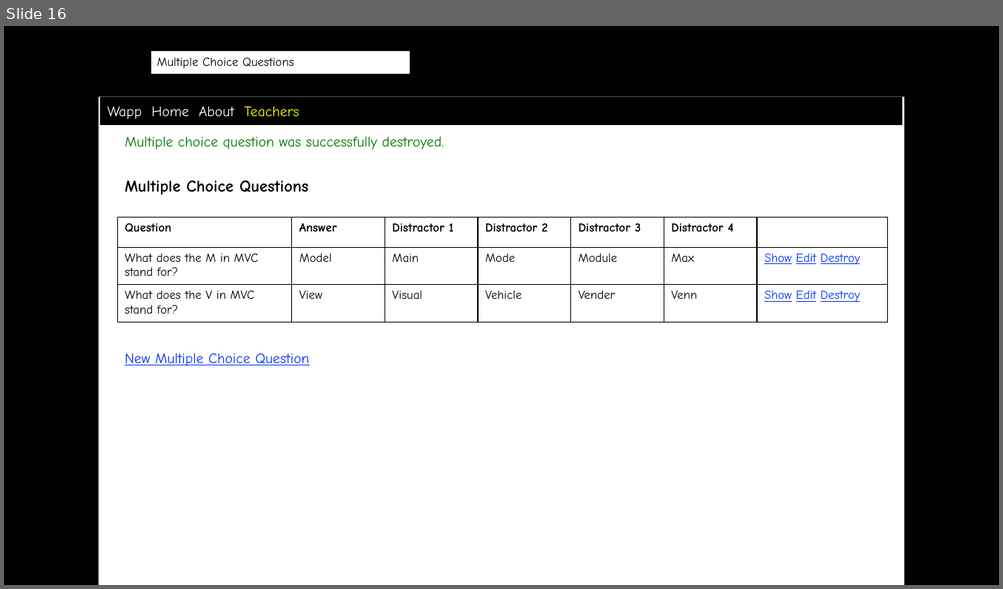
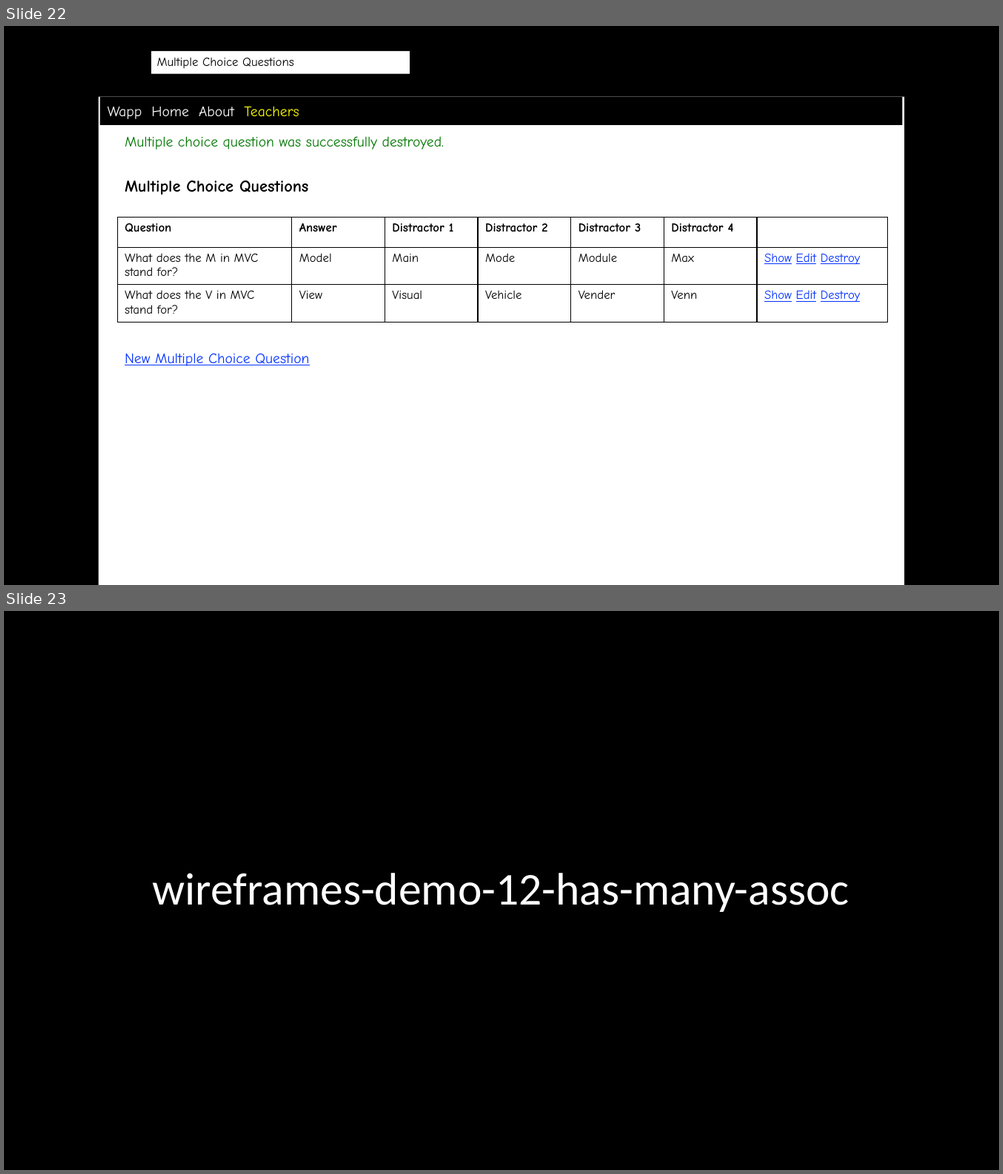
Before and after one commit to scott-fleming/wapp, a slide deck: docs/wireframes.pptx. Shown one above the other, each under a label of ours: slide 16 before the commit, slides 22 and 23 after it. The pictures are 1003x589 and 1003x1174 pixels, drawn with LibreOffice and Linux fonts; fonts in the diff are those of the drawing; background and template pictures are left out. Boxes give left, top, right and bottom in pixels: in the first picture for what was removed or moved away, otherwise in the second. Text is boxed around its words. In the diff, an @@ line names an element or a change of style, - is before the commit and + after.

Commit message:
Updated model class and wireframes diagrams

```diff
--- a/docs/wireframes.pptx
+++ b/docs/wireframes.pptx
@@ slide 23 added at <box>4,611,999,1170</box>, background picture (left out); not listed: 1 template element that a slide beside it also shows @@
@@ rectangle added at <box>4,611,999,1170</box>, fill #000000 @@
@@ title added at <box>153,873,849,912</box>, 44 pt, text #FFFFFF @@
+wireframes-demo-12-has-many-assoc
@@ what was slide 16 is now slide 22 @@
```
Also in this commit, not shown: 12 other slides added, 8 other files.
